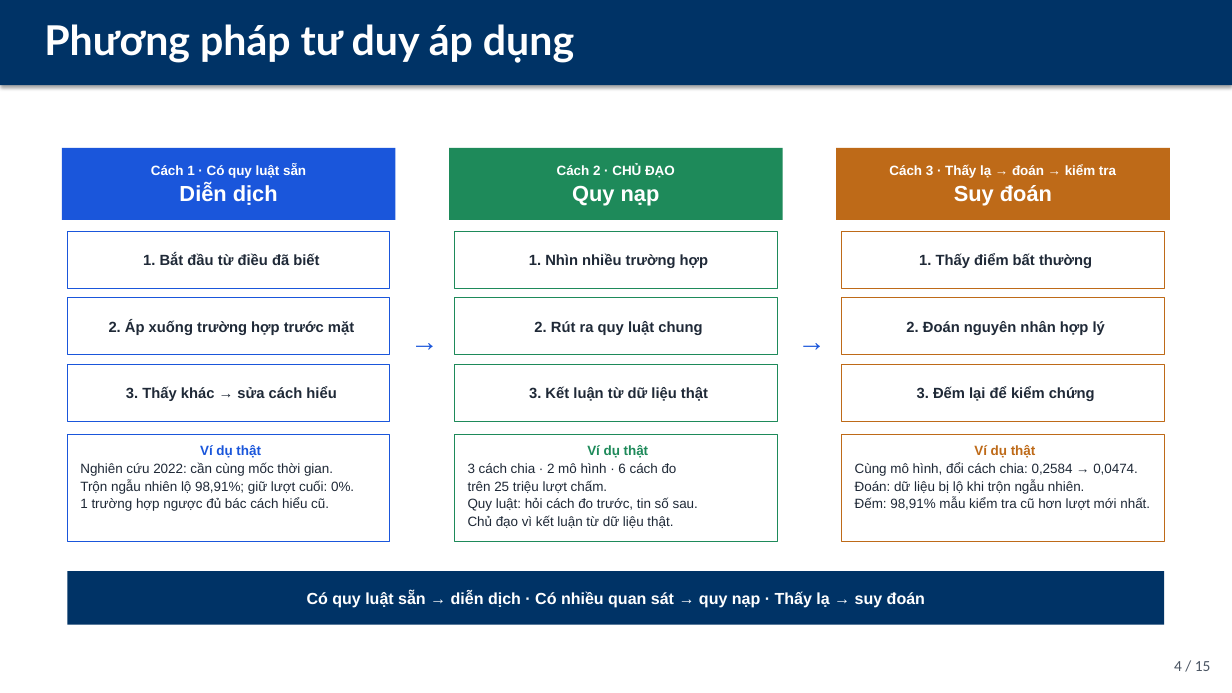
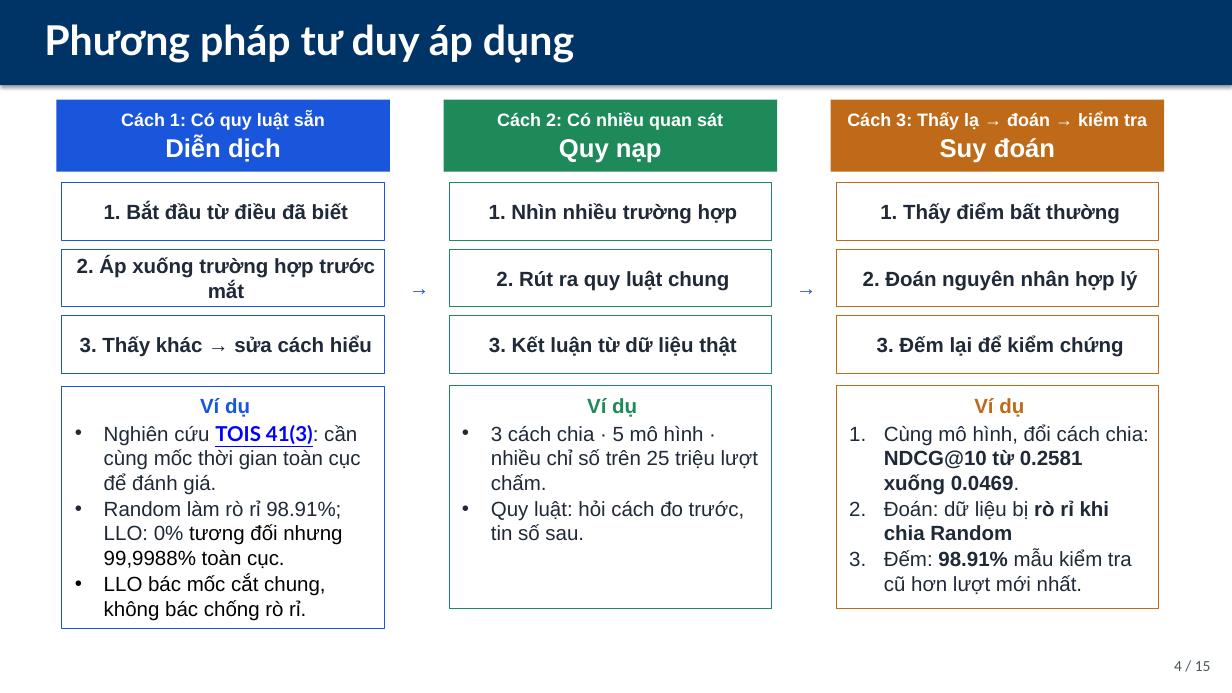
Before and after one commit to StreetParkourZombie/Recommendation_System, a slide deck: slide 4 of docs/Project/Main/Presentation/Slides/PPNCKH_DeCuong_15slides_Self-Adjustion.pptx. Drawn at 1232x693 pixels with LibreOffice and Linux fonts; fonts in the diff are those of the drawing. Boxes give left, top, right and bottom in pixels: in the first picture for what was removed or moved away, otherwise in the second. Text is boxed around its words. In the diff, an @@ line names an element or a change of style, - is before the commit and + after.

```diff
--- a/docs/Project/Main/Presentation/Slides/PPNCKH_DeCuong_15slides_Self-Adjustion.pptx
+++ b/docs/Project/Main/Presentation/Slides/PPNCKH_DeCuong_15slides_Self-Adjustion.pptx
@@ text in rounded rectangle at (121, 112, 325, 130): text changed; size 10.5 to 14 pt @@
-Cách 1 · Có quy luật sẵn
+Cách 1: Có quy luật sẵn
@@ 12 rounded rectangles: place and size @@
-12 rounded rectangles at (62, 148, 1170, 421)
+12 rounded rectangles at (56, 100, 1165, 373)
@@ text in rounded rectangle at (497, 112, 723, 130): text changed; size 10.5 to 14 pt @@
-Cách 2 · CHỦ ĐẠO
+Cách 2: Có nhiều quan sát
@@ text in rounded rectangle at (847, 112, 1147, 130): text changed; size 10.5 to 14 pt @@
-Cách 3 · Thấy lạ → đoán → kiểm tra
+Cách 3: Thấy lạ → đoán → kiểm tra
@@ text in rounded rectangle at (165, 136, 281, 162): size 17 to 20 pt in "Diễn dịch" @@
@@ text in rounded rectangle at (559, 139, 662, 163): size 17 to 20 pt in "Quy nạp" @@
@@ text in rounded rectangle at (940, 138, 1055, 163): size 17 to 20 pt in "Suy đoán" @@
@@ text in rounded rectangle at (77, 257, 375, 298): text changed; size 11.5 to 16 pt @@
-2. Áp xuống trường hợp trước mặt
+2. Áp xuống trường hợp trước mắt
@@ text "→": place and size @@
-text "→" at (401, 319, 448, 362)
+text "→" at (399, 271, 439, 305)
@@ text "→" at (399, 271, 439, 305): size 22 to 16 pt @@
@@ text "→" at (787, 271, 826, 305): size 22 to 16 pt @@
@@ text "→": place and size @@
-text "→" at (788, 319, 836, 362)
+text "→" at (787, 271, 826, 305)
@@ size 11.5 to 16 pt in 8 elements at (62, 183, 384, 240), (62, 316, 384, 373), (449, 183, 772, 240), (449, 250, 772, 307), (449, 316, 772, 373), (836, 183, 1159, 240), (836, 250, 1159, 307), (836, 316, 1159, 373) @@
@@ rounded rectangle "Ví dụ": place and size @@
-rounded rectangle "Ví dụ" at (67, 434, 390, 542)
+rounded rectangle "Ví dụ" at (62, 386, 384, 628)
@@ rounded rectangle "Ví dụ": place and size @@
-rounded rectangle "Ví dụ" at (455, 434, 777, 542)
+rounded rectangle "Ví dụ" at (449, 386, 772, 608)
@@ rounded rectangle "Ví dụ": place and size @@
-rounded rectangle "Ví dụ" at (842, 434, 1165, 542)
+rounded rectangle "Ví dụ" at (836, 386, 1159, 608)
@@ text in rounded rectangle at (104, 398, 361, 620): text changed; size 10.5 to 16 pt @@
-Ví dụ thật
-Nghiên cứu 2022: cần cùng mốc thời gian.
-Trộn ngẫu nhiên lộ 98,91%; giữ lượt cuối: 0%.
-1 trường hợp ngược đủ bác cách hiểu cũ.
+Ví dụ
+• Nghiên cứu TOIS 41(3): cần cùng mốc thời gian toàn cục để đánh giá.
+• Random làm rò rỉ 98.91%; LLO: 0% tương đối nhưng 99,9988% toàn cục.
+• LLO bác mốc cắt chung, không bác chống rò rỉ.
@@ text in rounded rectangle at (491, 398, 758, 490): text changed; size 10.5 to 16 pt @@
-Ví dụ thật
-3 cách chia · 2 mô hình · 6 cách đo
-trên 25 triệu lượt chấm.
+Ví dụ
+• 3 cách chia · 5 mô hình · nhiều chỉ số trên 25 triệu lượt chấm.
@@ text in rounded rectangle at (884, 398, 1149, 594): text changed; size 10.5 to 16 pt @@
-Ví dụ thật
-Cùng mô hình, đổi cách chia: 0,2584 → 0,0474.
-Đoán: dữ liệu bị lộ khi trộn ngẫu nhiên.
-Đếm: 98,91% mẫu kiểm tra cũ hơn lượt mới nhất.
+Ví dụ
+1. Cùng mô hình, đổi cách chia: NDCG@10 từ 0.2581 xuống 0.0469.
+2. Đoán: dữ liệu bị rò rỉ khi chia Random
+3. Đếm: 98.91% mẫu kiểm tra cũ hơn lượt mới nhất.
@@ text in rounded rectangle at (491, 500, 745, 540): size 10.5 to 16 pt in "Quy luật: hỏi cách đo trước, tin ..."; bullet none to • @@
@@ text in rounded rectangle at (468, 515, 673, 528): paragraph removed @@
-Chủ đạo vì kết luận từ dữ liệu thật.
@@ rounded rectangle removed at (67, 571, 1165, 625) @@
-Có quy luật sẵn → diễn dịch · Có nhiều quan sát → quy nạp · Thấy lạ → suy đoán
```
Also in this commit, not shown: 9 other slides changed, 4 slides added, 6 slides removed, 41 other files.
